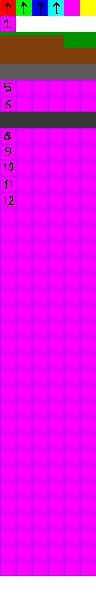
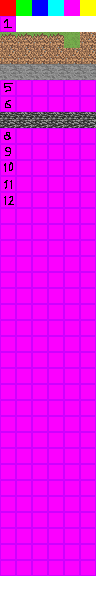
Two versions of the same layered image (96 × 600). Layer-by-layer changes:
painted on "Sfondo" over [0, 2, 96, 128]
